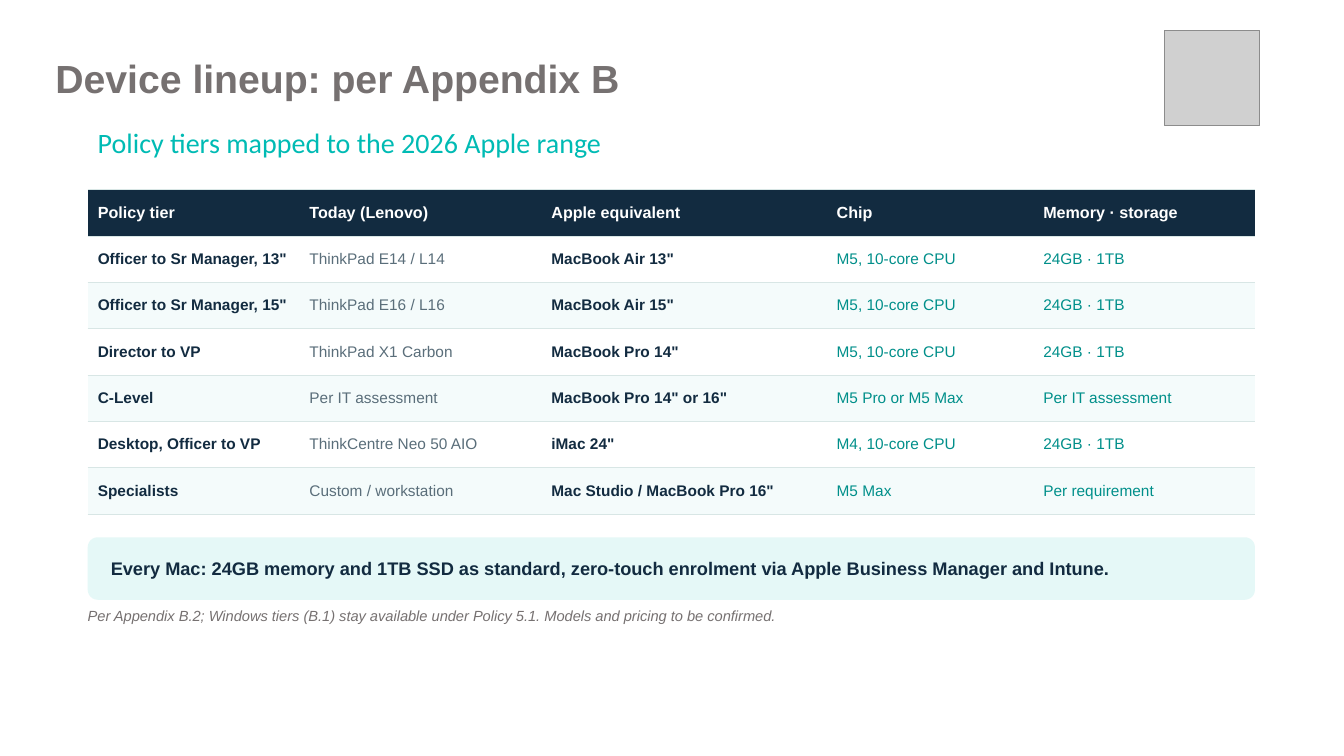
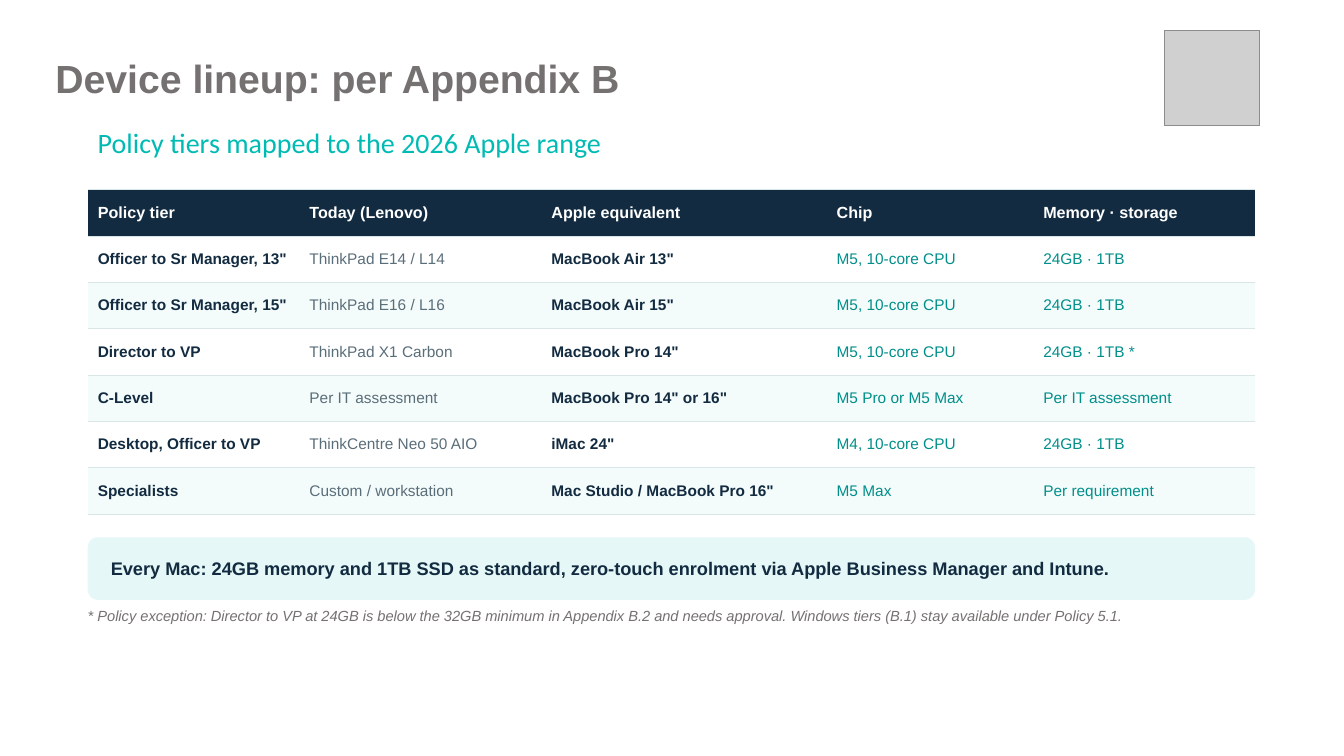
Before and after one commit to 7vbphz8fgw-commits/Bcipd, a slide deck: slide 4 of Flynas_Nuevo_Apple_DaaS_Discussion.pptx. Drawn at 1344x756 pixels with LibreOffice and Linux fonts; fonts in the diff are those of the drawing; grey boxes stand for pictures; background and template pictures are left out. Boxes give left, top, right and bottom in pixels: in the first picture for what was removed or moved away, otherwise in the second. Text is boxed around its words. In the diff, an @@ line names an element or a change of style, - is before the commit and + after.

```diff
--- a/Flynas_Nuevo_Apple_DaaS_Discussion.pptx
+++ b/Flynas_Nuevo_Apple_DaaS_Discussion.pptx
@@ table at [88, 190, 1255, 514] @@
-row 4, column 5: 24GB · 1TB
+row 4, column 5: 24GB · 1TB *
@@ text at [97, 610, 1122, 624]: text changed @@
-Per Appendix B.2; Windows tiers (B.1) stay available under Policy 5.1. Models and pricing to be confirmed.
+* Policy exception: Director to VP at 24GB is below the 32GB minimum in Appendix B.2 and needs approval. Windows tiers (B.1) stay available under Policy 5.1.
```
Also in this commit, not shown: 1 other file.
